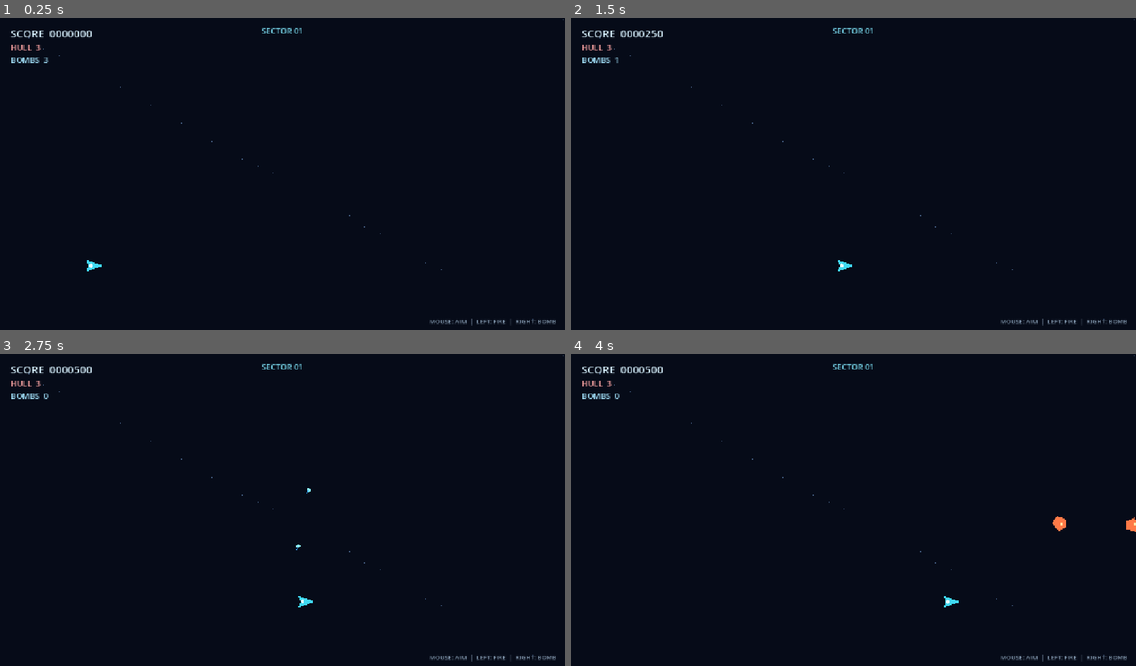
Above: before the commit, frames 1-4 (two rows, left to right).
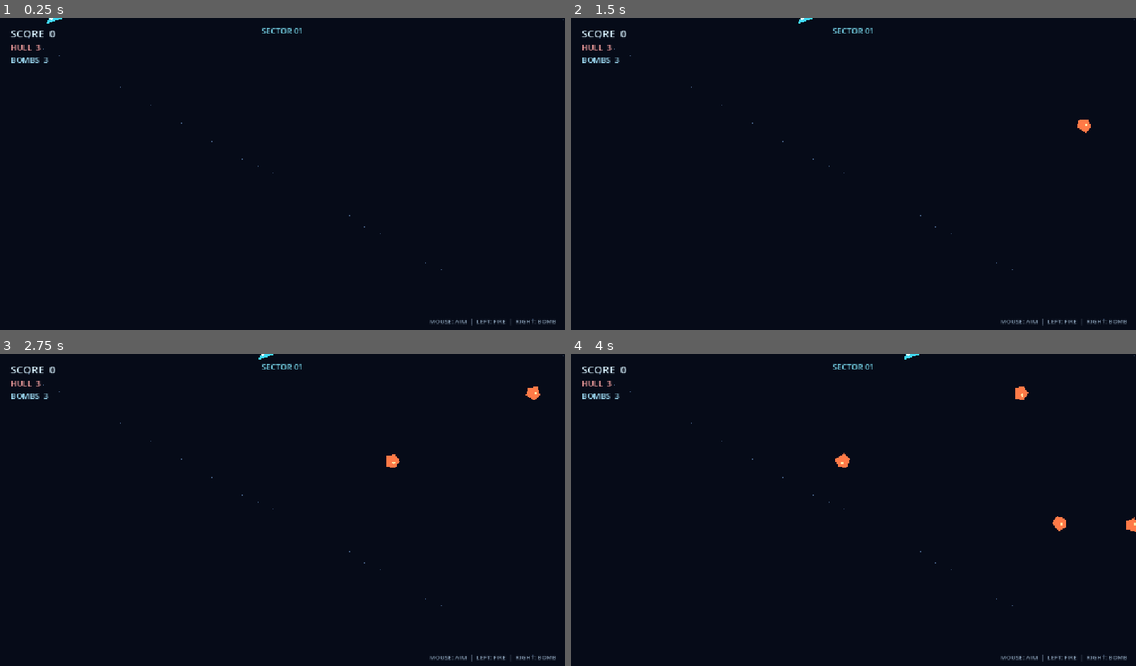
Above: after the commit, the same moments.

Repository: Iulian-hub/RUNAWAY-RABBIT-DECOMP
Game: Godot game, scene res://scenes/main.tscn
The game is run twice, just before and just after one commit, with the same random seed, the same clock (stepped at 60 frames per second) and the same inputs. This scene is started directly instead of the project's main scene.
Inputs (mouse positions are in pixels of both pictures, inside the frame that each line leads up to):
- Up to frame 1 (0.25 s): no input
- Up to frame 2 (1.5 s): tap Enter at 0.5 s; move the mouse to (977, 161) at 0.52 s; hold D (move_right) 0.53-1.28 s; right-click (977, 161) at 0.6 s; click (977, 161) at 0.67 s; move the mouse to (740, 192) at 1.27 s; hold A (move_left) from 1.28 s (still down); right-click (740, 192) at 1.35 s
- Up to frame 3 (2.75 s): move the mouse to (339, 444) at 2.02 s; release A (move_left) at 2.03 s; press the mouse at (339, 444) at 2.03 s; hold D (move_right) from 2.03 s (still down); right-click (339, 444) at 2.3 s
- Up to frame 4 (4 s): move the mouse to (825, 575) at 2.77 s; release the mouse at (825, 575) at 2.78 s; right-click (825, 575) at 2.85 s; click (825, 575) at 2.92 s; move the mouse to (1023, 559) at 3.52 s; release D (move_right) at 3.53 s; hold A (move_left) from 3.53 s (still down); right-click (1023, 559) at 3.6 s

The runs differ from the first frame. In frame 1, 0.2% of the frame differs, in the area x 8-18%, y 0-82%; in frame 2, 0.2%; in frame 3, 0.3%, in the area x 7-96%, y 0-82%; in frame 4, 0.3%.
Error after the commit: Attempt to call function 'set_completion_percent' in base 'null instance' on a null instance. (res://scripts/main.gd:14)

Commit message:
Connect prototype gameplay to original-style HUD

Diff:
--- a/runaway-rabbit-clona/scripts/main.gd
+++ b/runaway-rabbit-clona/scripts/main.gd
@@ -3,11 +3,7 @@
 @onready var player: Player = $Player
 @onready var enemies_root: Node2D = $Enemies
 @onready var projectiles_root: Node2D = $Projectiles
-@onready var sector_label: Label = $HUD/SectorLabel
-@onready var score_label: Label = $HUD/ScoreLabel
-@onready var health_label: Label = $HUD/HealthLabel
-@onready var bomb_label: Label = $HUD/BombLabel
-@onready var game_over_label: Label = $HUD/GameOverLabel
+@onready var gameplay_hud: GameplayHUD = $GameplayHUD
 var selected_level: int = 1
 var score: int = 0
 var _spawn_timer: float = 0.8
@@ -15,7 +11,7 @@
 
 func _ready() -> void:
 	randomize()
-	sector_label.text = "SECTOR %02d" % selected_level
+	gameplay_hud.set_completion_percent(0.0)
 	ProfileManager.record_level_started(selected_level)
 	var viewport_size := get_viewport_rect().size
 	player.global_position = Vector2(90.0, viewport_size.y * 0.78)
@@ -24,8 +20,7 @@
 	player.bombs_changed.connect(_on_bombs_changed)
 	player.bomb_triggered.connect(_on_bomb_triggered)
 	player.died.connect(_on_player_died)
-	_on_health_changed(player.health)
-	_on_bombs_changed(player.bombs)
+	gameplay_hud.set_player_state(player.health, player.bombs, score)
 	_update_score()
 
 func _process(delta: float) -> void:
@@ -77,9 +72,9 @@
 			player.take_damage()
 
 func _on_health_changed(value: int) -> void:
-	health_label.text = "HULL  %d" % value
+	gameplay_hud.set_lives(value)
 func _on_bombs_changed(value: int) -> void:
-	bomb_label.text = "BOMBS  %d" % value
+	gameplay_hud.set_bombs(value)
 func _on_bomb_triggered() -> void:
 	var cleared_enemies := get_tree().get_nodes_in_group("enemies").size()
 	for enemy in get_tree().get_nodes_in_group("enemies"):
@@ -90,10 +85,10 @@
 	_update_score()
 func _on_player_died() -> void:
 	_game_over = true
-	game_over_label.visible = true
+	gameplay_hud.show_center_message("GAME OVER")
 	ProfileManager.record_run(score)
 func _update_score() -> void:
-	score_label.text = "SCORE  %07d" % score
+	gameplay_hud.set_score(score)
 func _draw() -> void:
 	var size := get_viewport_rect().size
 	draw_rect(Rect2(Vector2.ZERO, size), Color(0.025, 0.045, 0.095))
